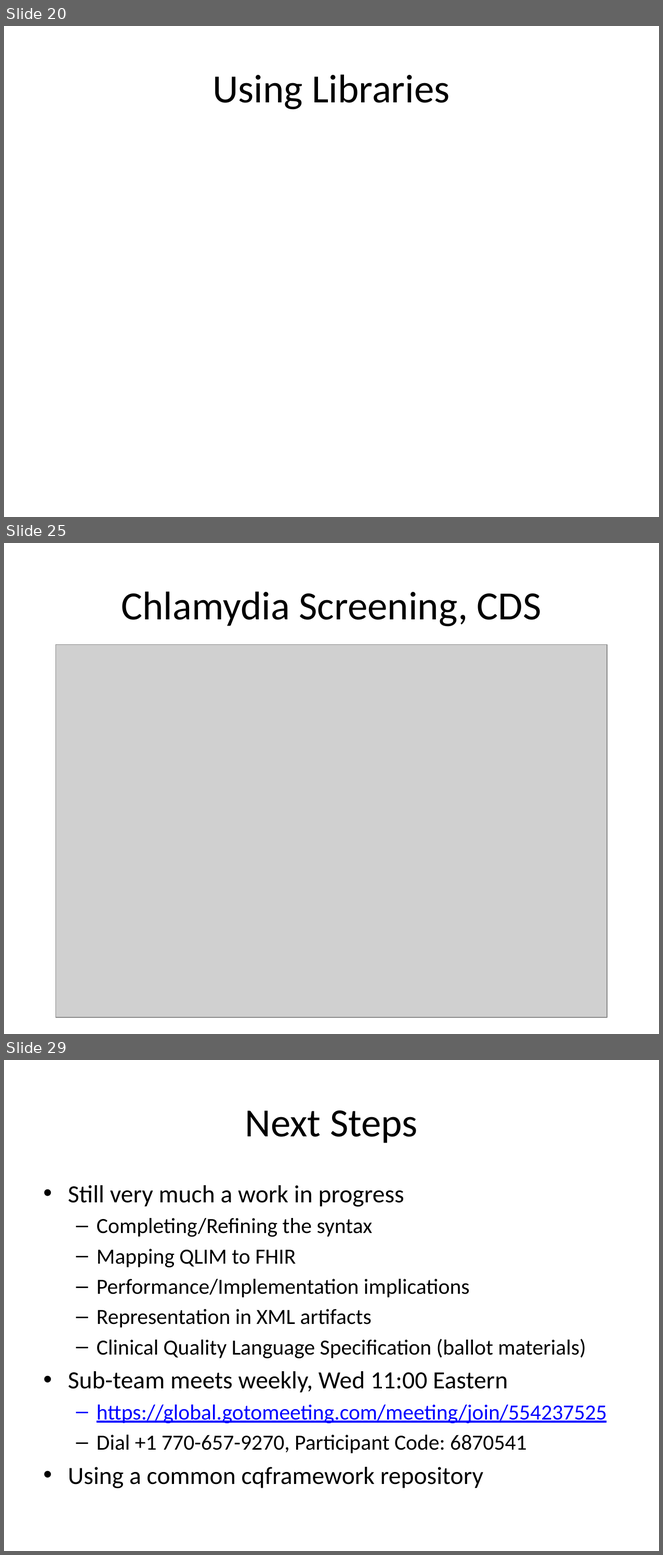
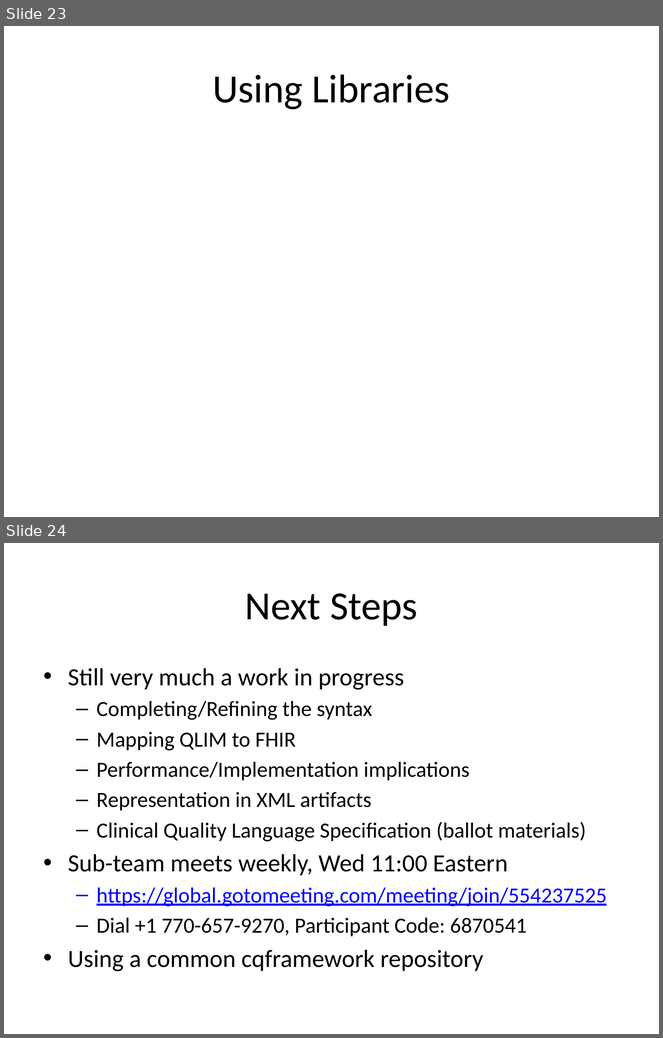
Before and after one commit to cqframework/OneModel, a slide deck: CQL/Documents/CQL_Technical_Introduction_20140604.pptx. Shown one above the other, each under a label of ours: slides 20, 25 and 29 before the commit, slides 23 and 24 after it; the slides between them are not shown. The pictures are 663x1555 and 663x1038 pixels, drawn with LibreOffice and Linux fonts; fonts in the diff are those of the drawing; grey boxes stand for pictures. Boxes give left, top, right and bottom in pixels: in the first picture for what was removed or moved away, otherwise in the second. Text is boxed around its words. In the diff, an @@ line names an element or a change of style, - is before the commit and + after.

```diff
--- a/CQL/Documents/CQL_Technical_Introduction_20140604.pptx
+++ b/CQL/Documents/CQL_Technical_Introduction_20140604.pptx
@@ slide 25 removed at (4, 543, 659, 1034), background #FFFFFF @@
@@ title removed at (121, 591, 542, 627) @@
-Chlamydia Screening, CDS
@@ picture removed at (56, 644, 607, 1018) @@
@@ what was slide 20 is now slide 23 @@
@@ what was slide 29 is now slide 24 @@
```
Also in this commit, not shown: 6 slides changed, 4 slides added, 8 other slides removed, 11 other files.
